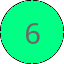
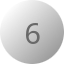
Revision of a layered 64px x 64px image; what changed, layer by layer:
painted on "Arrière-plan" over [0, 0, 64, 64]
